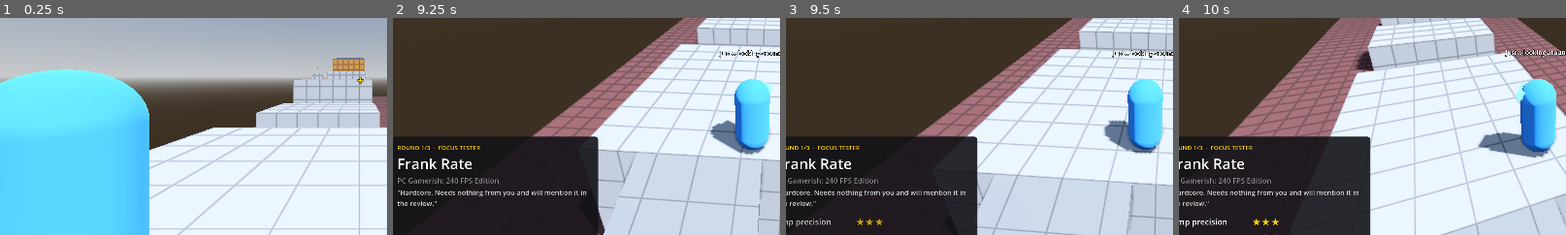
Above: before the commit, frames 1-4 (left to right).
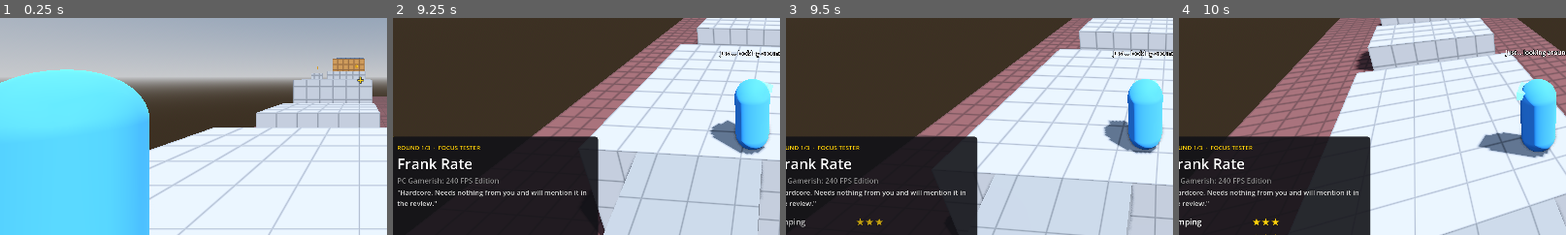
Above: after the commit, the same moments.

Repository: RSghr/yellow-paint
Game: Godot game, scene res://levels/level_04.tscn
Same seed, same stepped clock (60 frames per second), same inputs: the game is played once before the commit and once after it. This scene is started directly instead of the project's main scene.
Inputs (mouse positions are % of the whole screen's width and height, from its top left):
- Up to frame 1 (0.25 s): no input
- Up to frame 2 (9.25 s): tap Enter (start_test) at 0.5, 8 s; move the mouse to (55, 50) at 0.52 s; press the mouse at (55, 50) at 0.53 s; hold W (move_forward) 0.53-5.78 s; tap Space (jump) at 0.77, 0.8, 1.07, 1.35, 1.52, 1.82, 2.3, 3.02, 3.32, 3.77, 3.8, 4.07, 4.52, 4.82, 5.3, 6.02, 6.32, 6.77, 6.8, 7.07, 7.52, 7.82, 8.3, 9.02 s; move the mouse to (45, 50) at 1.27 s; release the mouse at (45, 50) at 1.28 s; click (45, 50) at 1.55 s; move the mouse to (52, 48) at 2.02 s; hold Backspace (clear_paint) 2.03-2.78 s; move the mouse to (49, 52) at 2.77 s; tap Z (lock_mouse) at 2.85 s; click (49, 52) at 3.05 s; move the mouse to (57, 51) at 3.52 s; hold N (next_level) 3.53-4.28 s; move the mouse to (42, 49) at 4.27 s; click (42, 49) at 4.35 s; move the mouse to (51, 50) at 5.02 s; hold Right mouse button (scrape) 5.03-5.78 s; click (51, 50) at 5.17 s; move the mouse to (46, 48) at 5.77 s; hold D (move_right) 5.78-6.53 s; tap Shift (sprint) at 5.85 s; click (46, 48) at 6.05 s; move the mouse to (55, 50) at 6.52 s; hold Enter (start_test) 6.53-7.28 s; hold W (move_forward) 6.53-8.78 s; move the mouse to (45, 50) at 7.27 s; tap F (toggle_fly) at 7.35 s; click (45, 50) at 7.55 s; move the mouse to (52, 48) at 8.02 s; hold Q (toggle_spectator) 8.03-8.78 s; move the mouse to (49, 52) at 8.77 s; hold A (move_left) from 8.78 s (still down); tap C (toggle_tester_card) at 8.85 s; click (49, 52) at 9.05 s
- Up to frame 3 (9.5 s): keep holding A (move_left); tap Space (jump) at 9.32 s
- Up to frame 4 (10 s): move the mouse to (57, 51) at 9.52 s; release A (move_left) at 9.53 s; hold W (move_forward) from 9.53 s (still down); hold Space (jump) from 9.53 s (still down); tap 1 at 9.6 s; click (57, 51) at 9.67 s
The pictures show only the part of the screen within x 4-54%, y 37-86%; the shares and areas given below are measured in that part.

Frames 1-2 are identical in both runs. In frame 3, 0.1% of the frame differs, in the area x 2-12%, y 92-97%; in frame 4, 0.1%, in the area x 2-13%, y 92-97%.

Commit message:
Jumping trait = reach of every jump (Short legs / Average / Parkour)
- reach_by_level 4.5 / 5.5 / 7 m across, reach_up_by_level 2.1 / 2.5 /
  3.2 m up, applied to painted jumps too. Average (2 stars) keeps the old
  default, so existing levels still work for 2-3 star testers.
- Improvised-jump odds unchanged (Short legs always falls short).
- A seen painted landing out of reach makes the tester say so ("Too far!",
  "too high"), once per spot.
- Card label "Jumping"; docs updated (roster, trait table, gap sizes).

Co-Authored-By: Claude Opus 5.5 <noreply@anthropic.com>
Claude-Session: https://claude.ai/code/session_01W5jG8cMnz72ugdxaP4H6QQ

Diff:
--- a/focus_group.gd
+++ b/focus_group.gd
@@ -2,7 +2,8 @@
 ## The focus testers (each playtest gets a random one) and what they say about your level.
 
 ## The roster. Each tester has three traits, 0 (lowest) to 2. 1 is the default playtester.
-##   jump:     how reliable their unpainted (improvised) jumps are.  2 Precise | 1 Hit or miss | 0 Incapable
+##   jump:     "Jumping": reach of EVERY jump (painted too) + how well improvised ones land.
+##             2 Parkour (7 m, 3.2 m up) | 1 Average (5.5 m, 2.5 m up) | 0 Short legs (4.5 m, 2.1 m up, improvised jumps fall short)
 ##   trust:    how much paint they need and how fast they decide.    2 Blind trust | 1 Thoughtful | 0 Needs a whole bucket
 ##   patience: "Exploration" on the card: how much they look around when lost, and if/when they improvise.
 ##             2 Explorer (wanders far and long, improvises late) | 1 Curious | 0 No paint, no way (wanders, never improvises)
@@ -53,9 +54,9 @@
 		intro = "Would pay to skip any jump. Explores every corner first, then tries one anyway. It never works."},
 }
 
-const TRAIT_LABELS := {jump = "Jump precision", trust = "Trust", patience = "Exploration"}
+const TRAIT_LABELS := {jump = "Jumping", trust = "Trust", patience = "Exploration"}
 const TRAIT_VALUES := {  ## For the docs/editor only. The game shows stars.
-	jump = ["Incapable", "Hit or miss", "Precise"],
+	jump = ["Short legs", "Average", "Parkour"],  ## Reach (all jumps) + how well improvised jumps land.
 	trust = ["Needs a whole bucket", "Thoughtful", "Blind trust"],
 	patience = ["No paint, no way", "Curious", "Explorer"],
 }
@@ -159,7 +160,7 @@
 	return "★".repeat(value + 1) + "☆".repeat(2 - value)
 
 
-## "Jump precision ★★☆   Trust ★★★   Exploration ★☆☆"
+## "Jumping ★★☆   Trust ★★★   Exploration ★☆☆"
 static func trait_line(tester: String) -> String:
 	var p := profile(tester)
 	var parts: PackedStringArray = []
--- a/runner.gd
+++ b/runner.gd
@@ -62,7 +62,9 @@
 ## Each focus tester (FocusGroup.ROSTER) has three traits from 0 (lowest) to 2; 1 is the default.
 ## apply_profile() copies the values below into the fields above. Index = trait level [0, 1, 2].
 @export_group("Traits")
-@export_subgroup("Jump precision (Incapable / Hit or miss / Precise)")
+@export_subgroup("Jumping (Short legs / Average / Parkour)")
+@export var reach_by_level: Array[float] = [4.5, 5.5, 7.0]  ## max_jump_distance: how far ANY jump goes (painted ones too).
+@export var reach_up_by_level: Array[float] = [2.1, 2.5, 3.2]  ## max_jump_up: how high a ledge it can jump onto.
 @export var jump_success_by_level: Array[float] = [0.0, 0.65, 0.95]  ## desperate_success_chance. 0 = always falls short (leaps of faith too).
 @export var leap_error_by_level: Array[float] = [0.7, 0.7, 0.25]  ## Leap-of-faith aim error in metres.
 @export_subgroup("Trust (Needs a whole bucket / Thoughtful / Blind trust)")
@@ -120,6 +122,7 @@
 var _urgent := false  ## A hotfix appeared: drop whatever it's standing around doing and replan now.
 var _lost_time := 0.0  ## Seconds since it last made progress (reached paint/coin/button/flag, saw new paint, a door opened).
 var _last_jump_desperate := false
+var _too_far_said := {}  ## Spots it already complained were out of reach (cleared on reset).
 var _coin_attention := {}  ## coin instance id -> attention
 var _seen_coins := {}
 var _choices := {}  ## breakable id -> {i, t, choice}: remembered break-or-climb guesses
@@ -219,6 +222,7 @@
 	_urgent = false
 	_lost_time = 0.0
 	_last_jump_desperate = false
+	_too_far_said.clear()
 	_home_y = _spawn.origin.y - FEET_OFFSET
 	_head.rotation = Vector3.ZERO
 	_body.rotation = Vector3.ZERO
@@ -231,6 +235,8 @@
 func apply_profile(tester: String, p: Dictionary) -> void:
 	tester_name = tester
 	profile = p
+	max_jump_distance = reach_by_level[p.jump]
+	max_jump_up = reach_up_by_level[p.jump]
 	desperate_success_chance = jump_success_by_level[p.jump]
 	leap_error = leap_error_by_level[p.jump]
 	min_jump_splats = min_jump_splats_by_level[p.trust]
@@ -691,7 +697,7 @@
 			target += flat.normalized() * randf_range(-0.2, 0.3)
 	elif step.leap and flat.length() > 0.01:
 		if desperate_success_chance <= 0.0:
-			target = from.lerp(target, randf_range(0.45, 0.65))  # Incapable: never makes an unpainted jump.
+			target = from.lerp(target, randf_range(0.45, 0.65))  # Short legs: never makes an unpainted jump.
 		else:
 			target += flat.normalized() * randf_range(-leap_error, leap_error * 0.6)
 	var d := target - from
@@ -962,6 +968,8 @@
 		return
 
 	state = State.CONFUSED
+	if _say_too_far():
+		return
 	_timer = 0.0
 	if not improvises and randf() < 0.5:
 		say(["No paint, no way.", "I'm not jumping anywhere unpainted. I'll wait.", "I'll stand here until it's yellow."].pick_random(), true)
@@ -1065,6 +1073,33 @@
 	if _retrace_to != Vector3.INF and pos.distance_to(_retrace_to) < 1.0:
 		_retrace_to = Vector3.INF
 		say(["Back where I was. Now, onwards.", "Right, I remember this bit."].pick_random())
+
+
+## It can see paint it would follow, but the jump is beyond its reach: say so (once per spot),
+## so the operator knows to paint a closer landing instead of wondering why it stopped.
+func _say_too_far() -> bool:
+	var me := feet()
+	for s in known_spots():
+		var pos: Vector3 = s.pos
+		if _is_visited(pos) or _too_far_said.has(pos.snapped(Vector3.ONE * 0.5)):
+			continue
+		var d := pos - me
+		var flat := Vector2(d.x, d.z).length()
+		var beyond := flat > max_jump_distance or d.y > max_jump_up
+		if not beyond or flat > max_jump_distance + 4.0 or d.y > max_jump_up + 2.5:
+			continue
+		if not _link(me, pos).is_empty():
+			continue
+		_too_far_said[pos.snapped(Vector3.ONE * 0.5)] = true
+		_look_at(pos, 1.0)
+		if d.y > max_jump_up and flat <= max_jump_distance:
+			say(["That ledge is too high for me.", "I can't jump THAT high. Paint something lower?",
+				"Up there? With these legs?"].pick_random(), true)
+		else:
+			say(["That yellow is too far for my little legs.", "Too far! Paint me something closer.",
+				"I can see the paint. I can't reach the paint."].pick_random(), true)
+		return true
+	return false
 
 
 func _is_visited(p: Vector3) -> bool:
Not shown, changed: CLAUDE.md
Not shown, changed: docs/LEVEL_DESIGN.md
